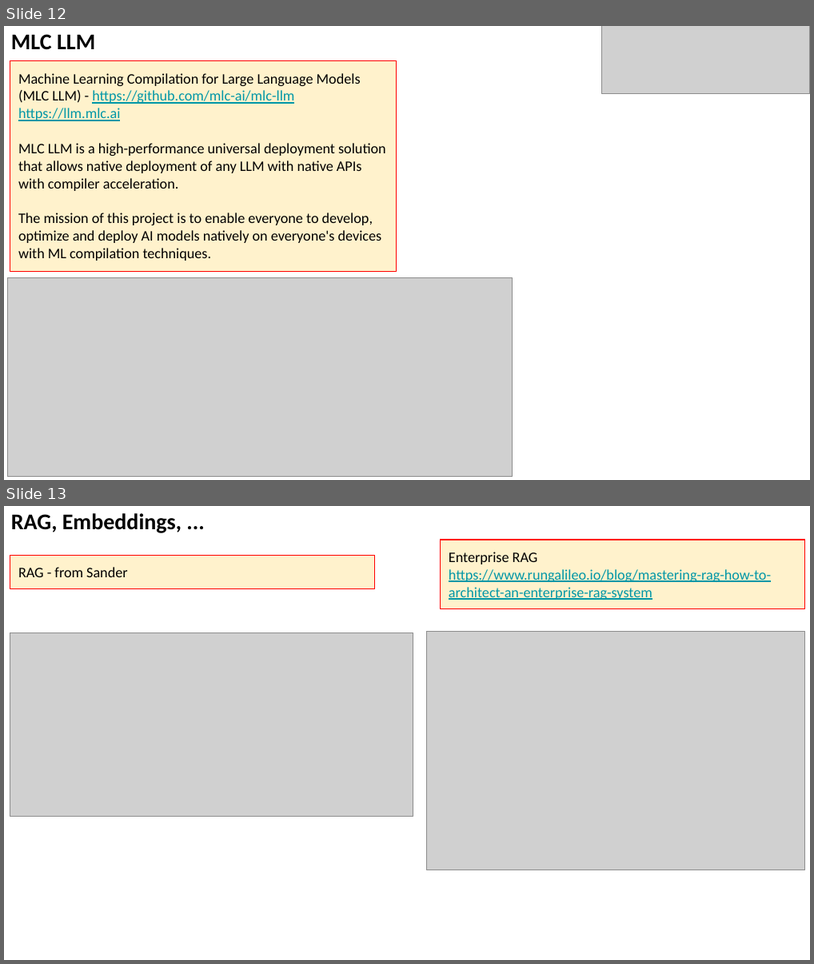
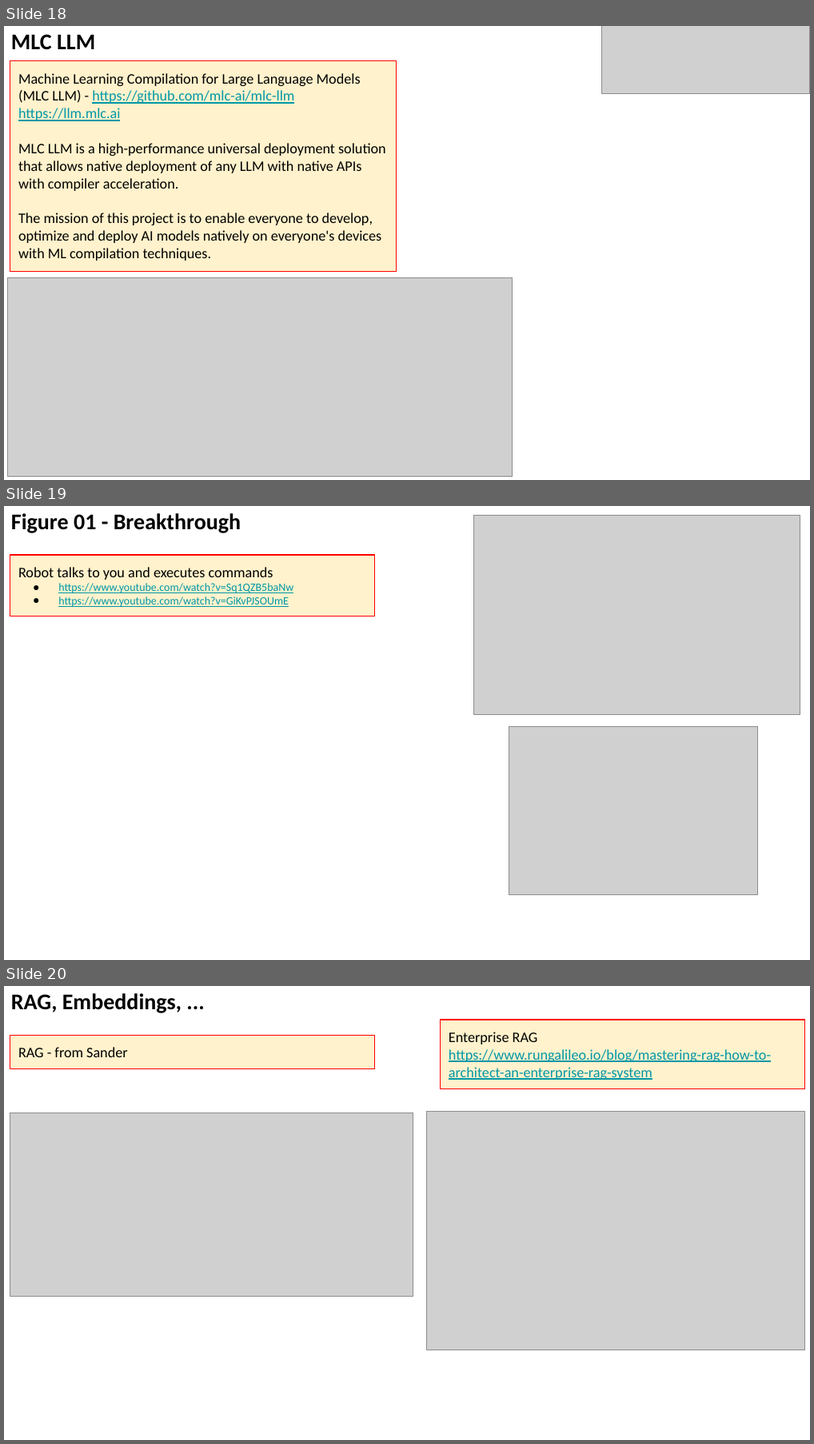
Before and after one commit to lselector/seminar, a slide deck: 2024/2024-03-15-AI-Updates.pptx. Shown one above the other, each under a label of ours: slides 12 and 13 before the commit, slides 18, 19 and 20 after it. The pictures are 814x964 and 814x1444 pixels, drawn with LibreOffice and Linux fonts; fonts in the diff are those of the drawing; grey boxes stand for pictures. Boxes give left, top, right and bottom in pixels: in the first picture for what was removed or moved away, otherwise in the second. Text is boxed around its words. In the diff, an @@ line names an element or a change of style, - is before the commit and + after.

```diff
--- a/2024/2024-03-15-AI-Updates.pptx
+++ b/2024/2024-03-15-AI-Updates.pptx
@@ slide 19 added at (4,506,810,960), background #FFFFFF @@
@@ text added at (11,513,241,533), 20 pt, text #000000, bold @@
+Figure 01 - Breakthrough
@@ picture added at (474,515,801,714) @@
@@ rectangle added at (10,555,375,616), fill #FFF2CC, outline #FF0000 0.75 pt, 10 pt, text #0097A7, underline @@
+Robot talks to you and executes commands
+● https://www.youtube.com/watch?v=Sq1QZB5baNw
+● https://www.youtube.com/watch?v=GiKvPJSOUmE
@@ picture added at (510,726,758,895) @@
@@ what was slide 12 is now slide 18 @@
@@ what was slide 13 is now slide 20 @@
```
Also in this commit, not shown: 9 slides changed, 8 other slides added, 1 slide removed.
